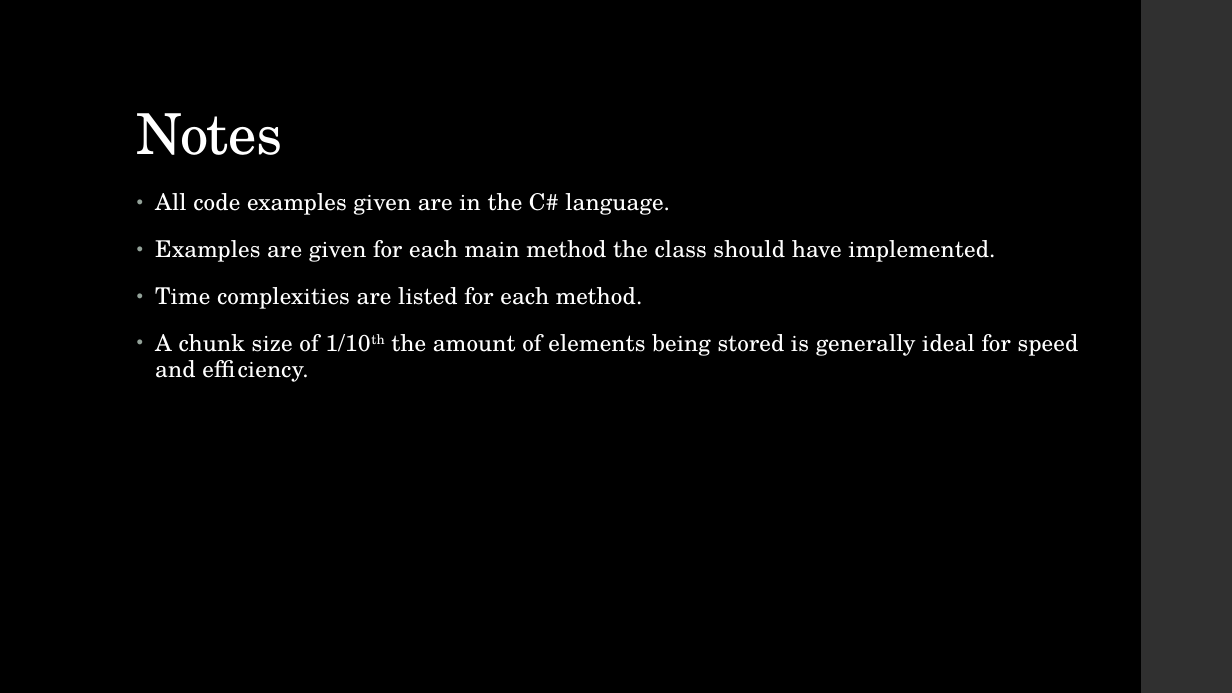
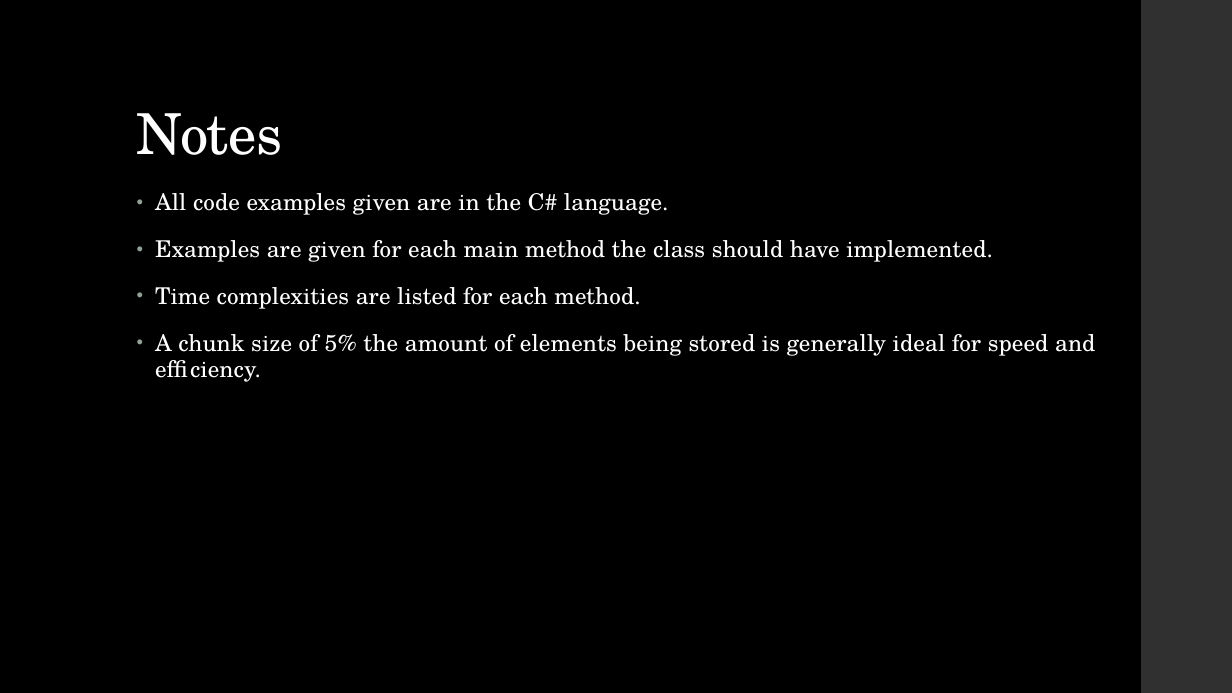
Before and after one commit to danielathome19/Chunk-List, a slide deck: slide 8 of Chunk List/Presentation/Chunk List.pptx. Drawn at 1232x693 pixels with LibreOffice and Linux fonts; fonts in the diff are those of the drawing. Boxes give left, top, right and bottom in pixels: in the first picture for what was removed or moved away, otherwise in the second. Text is boxed around its words. In the diff, an @@ line names an element or a change of style, - is before the commit and + after.

```diff
--- a/Chunk List/Presentation/Chunk List.pptx
+++ b/Chunk List/Presentation/Chunk List.pptx
@@ text at (x1=155, y1=334, x2=1095, y2=356): text changed @@
-• A chunk size of 1/10th the amount of elements being stored is generally ideal for speed and efficiency.
+• A chunk size of 5% the amount of elements being stored is generally ideal for speed and efficiency.
```
Also in this commit, not shown: 4 other slides changed, 4 other files.
